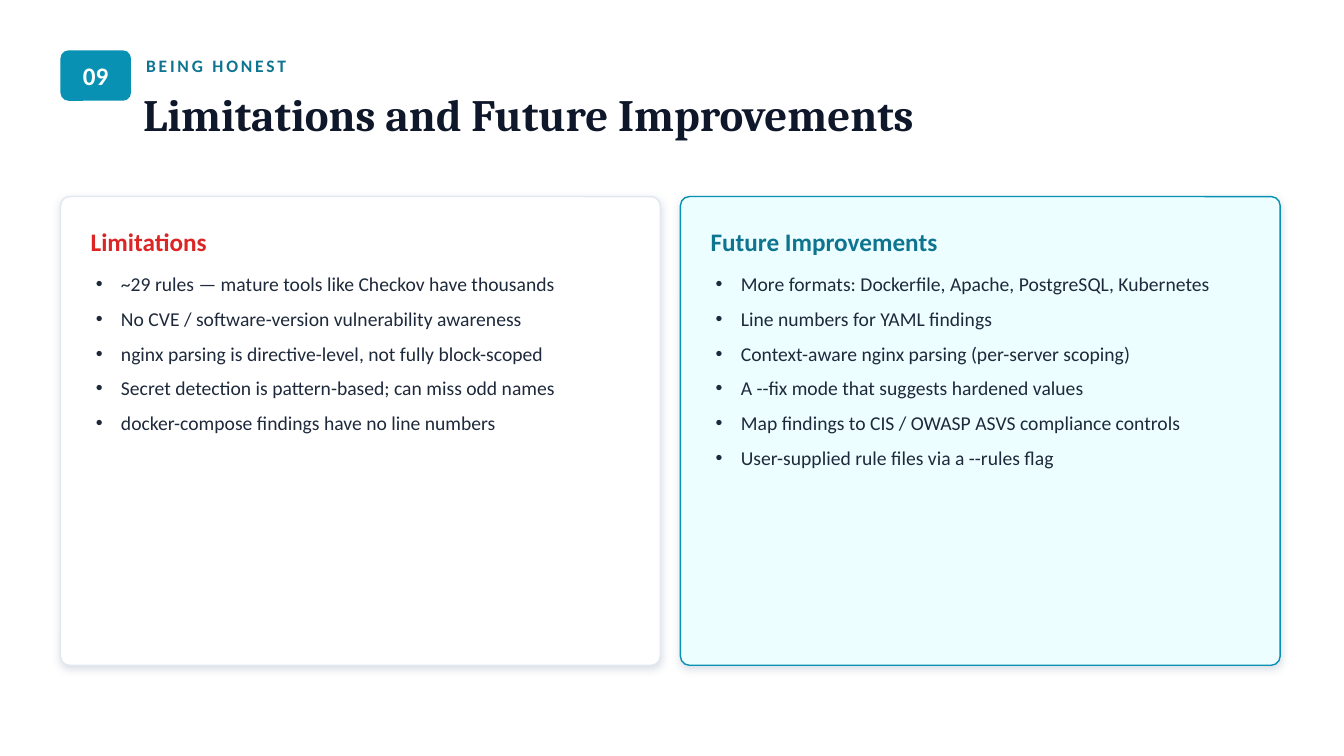
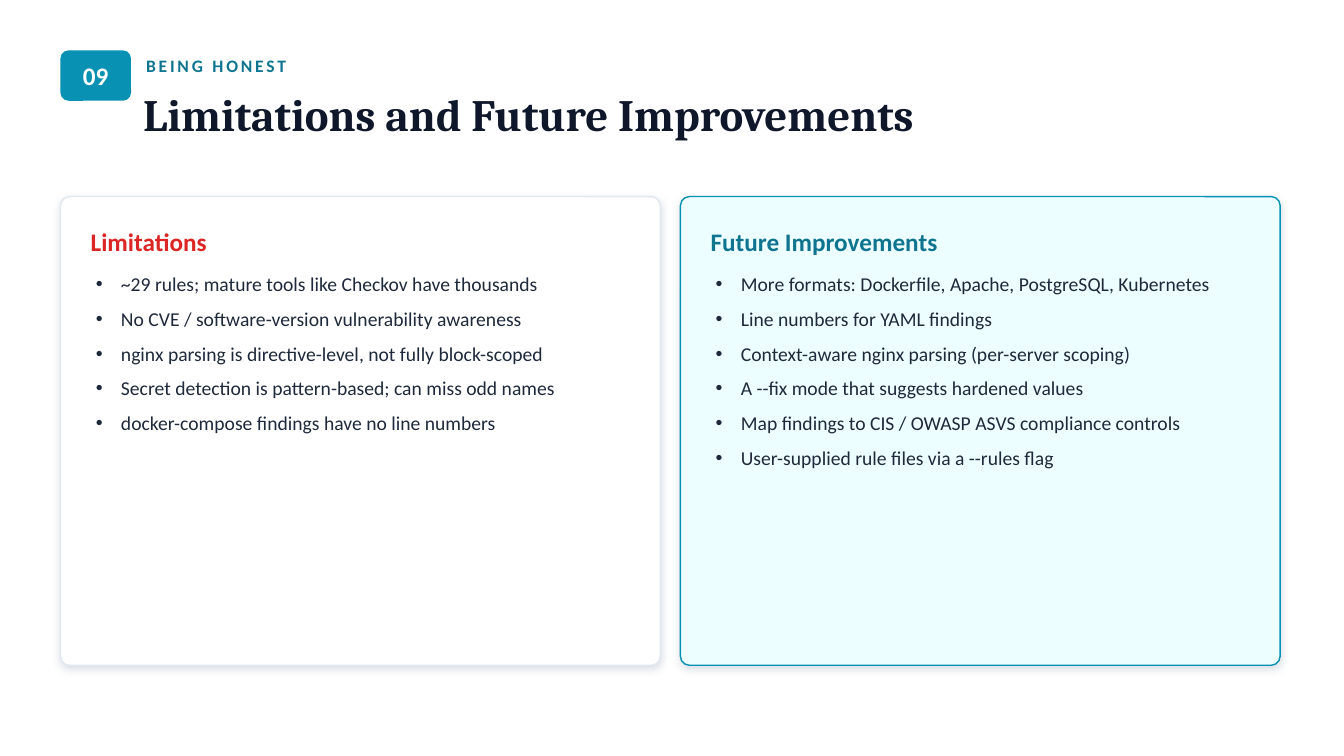
Before and after one commit to Enzo-user/Sentry, a slide deck: slide 9 of 3_Presentation/Sentry_Presentation.pptx. Drawn at 1344x756 pixels with LibreOffice and Linux fonts; fonts in the diff are those of the drawing. Boxes give left, top, right and bottom in pixels: in the first picture for what was removed or moved away, otherwise in the second. Text is boxed around its words. In the diff, an @@ line names an element or a change of style, - is before the commit and + after.

```diff
--- a/3_Presentation/Sentry_Presentation.pptx
+++ b/3_Presentation/Sentry_Presentation.pptx
@@ text at (121,277,537,293): text changed @@
-• ~29 rules — mature tools like Checkov have thousands
+• ~29 rules; mature tools like Checkov have thousands
```
Also in this commit, not shown: 6 other slides changed, 1 other file.
